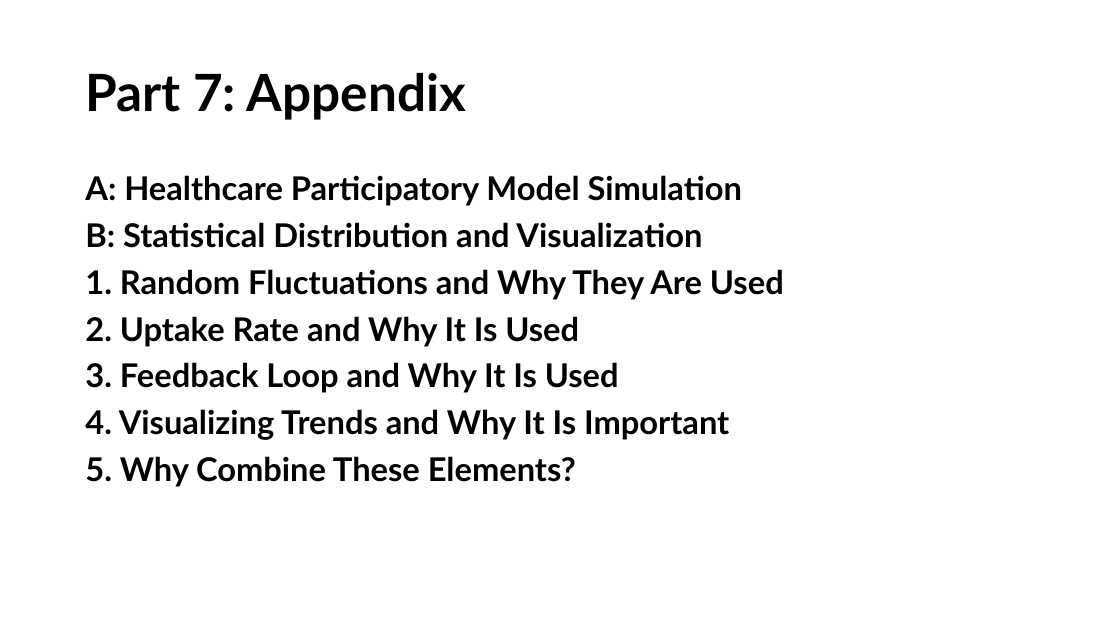
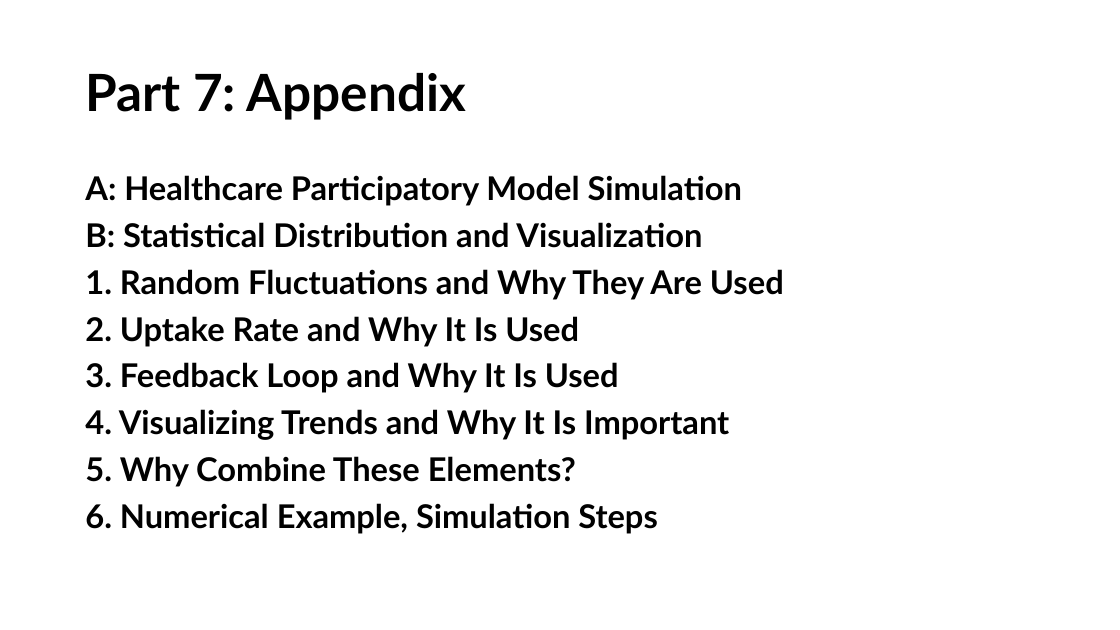
Before and after one commit to HeiderJeffer/Modeling-for-Societal-Complexity-in-Healthcare, a slide deck: slide 21 of Background and motivation.pptx (slide 20 before the commit). Drawn at 1120x630 pixels with LibreOffice and Linux fonts; fonts in the diff are those of the drawing. Boxes give left, top, right and bottom in pixels: in the first picture for what was removed or moved away, otherwise in the second. Text is boxed around its words. In the diff, an @@ line names an element or a change of style, - is before the commit and + after.

```diff
--- a/Background and motivation.pptx
+++ b/Background and motivation.pptx
@@ text at box(85, 503, 657, 534): paragraph added @@
+6. Numerical Example, Simulation Steps
```
Also in this commit, not shown: 2 other slides changed, 1 slide added.
